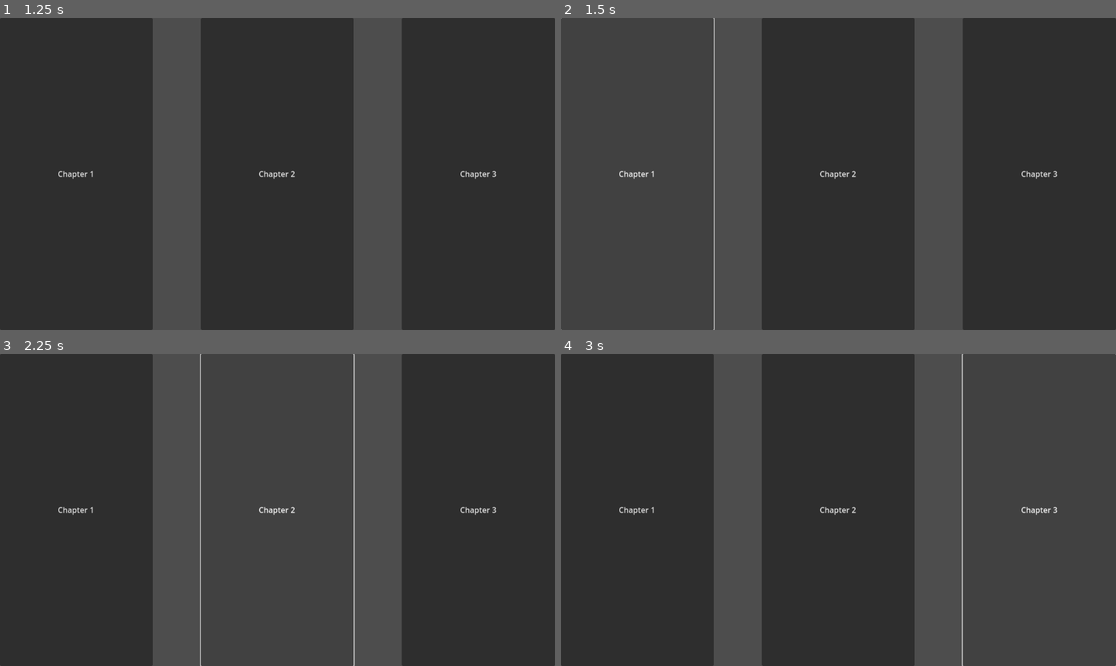
Above: before the commit, frames 1-4 (two rows, left to right).
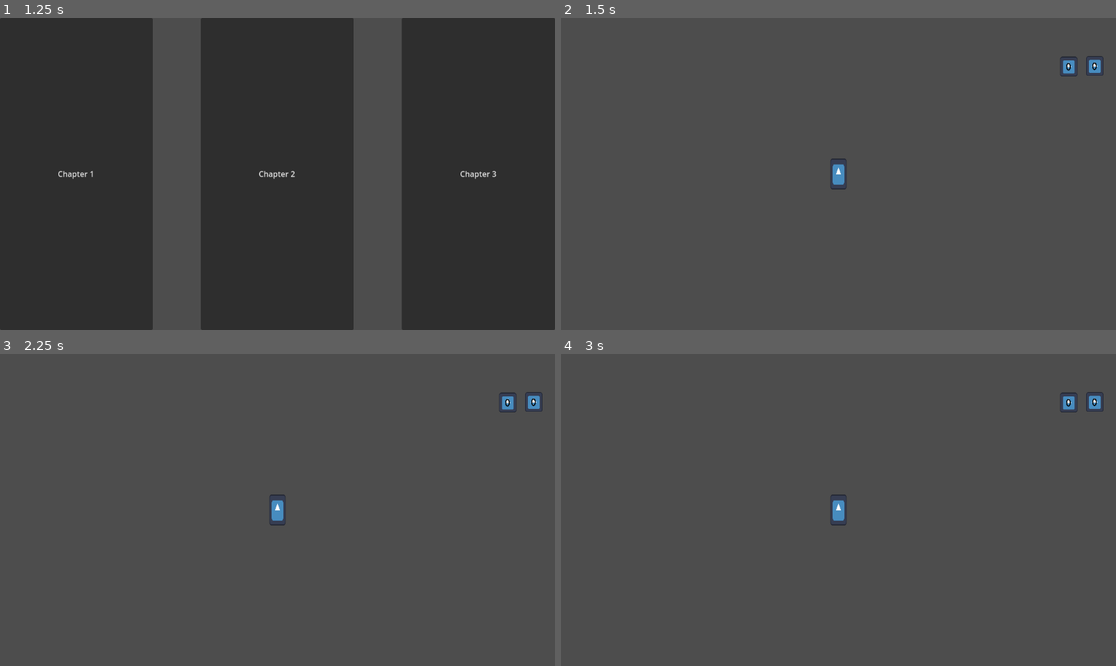
Above: after the commit, the same moments.

Repository: Zapzoop/SummerGameJam
Game: Godot game, scene res://GUI/MainMenu.tscn
The game is run twice, just before and just after one commit, with the same random seed, the same clock (stepped at 60 frames per second) and the same inputs. The engine's default icon, where the game draws it, is replaced by a stand-in: a white triangle on a blue panel in a dark square.
Inputs (mouse positions are in pixels of both pictures, inside the frame that each line leads up to):
- Up to frame 1 (1.25 s): click "Play" at 0.5 s
- Up to frame 2 (1.5 s): click "Chapter 1" at 1.25 s
- Up to frame 3 (2.25 s): click (277, 510) at 2 s, where only the run before the commit has a clickable "Chapter 2"
- Up to frame 4 (3 s): click (1038, 510) at 2.75 s, where only the run before the commit has a clickable "Chapter 3"

Frame 1 is identical in both runs. In frame 2, 55% of the frame differs, in the area x 0-100%, y 0-100%; in frame 3, 56%; in frame 4, 56%.

Commit message:
World linking

Diff:
--- /dev/null
+++ b/Autoload/autoload.gd
@@ -0,0 +1,6 @@
+extends Node
+
+var overworld
+var underworld
+
+var spawn_to
--- /dev/null
+++ b/GUI/chapter_selection.gd
@@ -0,0 +1,16 @@
+extends Control
+
+func _on_chapter_1_pressed():
+	Autoload.spawn_to = "c1"
+	get_tree().change_scene_to_file("res://World/world.tscn")
+
+
+
+func _on_chapter_2_pressed():
+	Autoload.spawn_to = "c2"
+	get_tree().change_scene_to_file("res://World/world.tscn")
+
+
+func _on_chapter_3_pressed():
+	Autoload.spawn_to = "c3"
+	get_tree().change_scene_to_file("res://World/world.tscn")
--- a/GUI/chapter_selection.tscn
+++ b/GUI/chapter_selection.tscn
@@ -1,4 +1,6 @@
-[gd_scene format=3 uid="uid://la4oj24dn8ud"]
+[gd_scene load_steps=2 format=3 uid="uid://la4oj24dn8ud"]
+
+[ext_resource type="Script" path="res://GUI/chapter_selection.gd" id="1_mps78"]
 
 [node name="Chapter_Selection" type="Control"]
 layout_mode = 3
@@ -7,6 +9,7 @@
 anchor_bottom = 1.0
 grow_horizontal = 2
 grow_vertical = 2
+script = ExtResource("1_mps78")
 
 [node name="HBoxContainer" type="HBoxContainer" parent="."]
 layout_mode = 1
@@ -32,3 +35,7 @@
 layout_mode = 2
 size_flags_horizontal = 3
 text = "Chapter 3"
+
+[connection signal="pressed" from="HBoxContainer/Chapter1" to="." method="_on_chapter_1_pressed"]
+[connection signal="pressed" from="HBoxContainer/Chapter2" to="." method="_on_chapter_2_pressed"]
+[connection signal="pressed" from="HBoxContainer/Chapter3" to="." method="_on_chapter_3_pressed"]
--- /dev/null
+++ b/World/Overworld.gd
@@ -0,0 +1,34 @@
+extends Node2D
+
+var player = preload("res://Player/player.tscn")
+
+var chapter2_lock = true
+var chapter3_lock = true
+
+@onready var spawn_c1 = $Chapter1/Spawn_O1
+@onready var spawn_c2 = $Chapter2/Spawn_O2
+@onready var spawn_c3 = $Chapter3/Spawn_O3
+
+# Called when the node enters the scene tree for the first time.
+func _ready():
+	Autoload.overworld = self
+	init_spawn()
+
+func init_spawn():
+	var spawn_in = Autoload.spawn_to
+	match spawn_in:
+		"c1":
+			var ins = player.instantiate()
+			self.add_child(ins)
+			ins.global_position = spawn_c1.global_position
+		"c2":
+			var ins = player.instantiate()
+			self.add_child(ins)
+			ins.global_position = spawn_c2.global_position
+		"c3":
+			var ins = player.instantiate()
+			self.add_child(ins)
+			ins.global_position = spawn_c3.global_position
+# Called every frame. 'delta' is the elapsed time since the previous frame.
+func _process(delta):
+	pass
--- /dev/null
+++ b/World/Underworld.gd
@@ -0,0 +1,11 @@
+extends Node2D
+
+
+# Called when the node enters the scene tree for the first time.
+func _ready():
+	Autoload.underworld = self
+
+
+# Called every frame. 'delta' is the elapsed time since the previous frame.
+func _process(delta):
+	pass
--- /dev/null
+++ b/World/world.tscn
@@ -0,0 +1,123 @@
+[gd_scene load_steps=13 format=3 uid="uid://vbmnwvxqys1e"]
+
+[ext_resource type="Script" path="res://World/Overworld.gd" id="1_2k0n6"]
+[ext_resource type="Script" path="res://World/Underworld.gd" id="2_h7tix"]
+
+[sub_resource type="RectangleShape2D" id="RectangleShape2D_y88xt"]
+size = Vector2(4096, 2048)
+
+[sub_resource type="RectangleShape2D" id="RectangleShape2D_u45jn"]
+size = Vector2(4096, 2048)
+
+[sub_resource type="RectangleShape2D" id="RectangleShape2D_py1qe"]
+size = Vector2(200, 2048)
+
+[sub_resource type="RectangleShape2D" id="RectangleShape2D_q7jp2"]
+size = Vector2(4096, 2048)
+
+[sub_resource type="RectangleShape2D" id="RectangleShape2D_2s83h"]
+size = Vector2(200, 2048)
+
+[sub_resource type="RectangleShape2D" id="RectangleShape2D_q4vx1"]
+size = Vector2(4096, 2048)
+
+[sub_resource type="RectangleShape2D" id="RectangleShape2D_s7rem"]
+size = Vector2(4096, 2048)
+
+[sub_resource type="RectangleShape2D" id="RectangleShape2D_7h74e"]
+size = Vector2(200, 2048)
+
+[sub_resource type="RectangleShape2D" id="RectangleShape2D_qydlo"]
+size = Vector2(4096, 2048)
+
+[sub_resource type="RectangleShape2D" id="RectangleShape2D_j6tj2"]
+size = Vector2(200, 2048)
+
+[node name="World" type="Node2D"]
+
+[node name="Overworld" type="Node2D" parent="."]
+script = ExtResource("1_2k0n6")
+
+[node name="Chapter1" type="Area2D" parent="Overworld"]
+
+[node name="CollisionShape2D" type="CollisionShape2D" parent="Overworld/Chapter1"]
+position = Vector2(2048, 0)
+shape = SubResource("RectangleShape2D_y88xt")
+
+[node name="Spawn_O1" type="Node2D" parent="Overworld/Chapter1"]
+
+[node name="Chapter2" type="Area2D" parent="Overworld"]
+position = Vector2(4096, 0)
+
+[node name="CollisionShape2D" type="CollisionShape2D" parent="Overworld/Chapter2"]
+position = Vector2(2048, 0)
+shape = SubResource("RectangleShape2D_u45jn")
+
+[node name="Chapter2_Blocker" type="StaticBody2D" parent="Overworld/Chapter2"]
+
+[node name="CollisionShape2D" type="CollisionShape2D" parent="Overworld/Chapter2/Chapter2_Blocker"]
+position = Vector2(100, 0)
+shape = SubResource("RectangleShape2D_py1qe")
+
+[node name="Spawn_O2" type="Node2D" parent="Overworld/Chapter2"]
+position = Vector2(210, 0)
+
+[node name="Chapter3" type="Area2D" parent="Overworld"]
+position = Vector2(8192, 0)
+
+[node name="CollisionShape2D" type="CollisionShape2D" parent="Overworld/Chapter3"]
+position = Vector2(2048, 0)
+shape = SubResource("RectangleShape2D_q7jp2")
+
+[node name="Chapter3_Blocker" type="StaticBody2D" parent="Overworld/Chapter3"]
+
+[node name="CollisionShape2D" type="CollisionShape2D" parent="Overworld/Chapter3/Chapter3_Blocker"]
+position = Vector2(100, 4)
+shape = SubResource("RectangleShape2D_2s83h")
+
+[node name="Spawn_O3" type="Node2D" parent="Overworld/Chapter3"]
+position = Vector2(210, 0)
+
+[node name="Underworld" type="Node2D" parent="."]
+position = Vector2(0, 3072)
+script = ExtResource("2_h7tix")
+
+[node name="Chapter1" type="Area2D" parent="Underworld"]
+
+[node name="CollisionShape2D" type="CollisionShape2D" parent="Underworld/Chapter1"]
+position = Vector2(2048, 0)
+shape = SubResource("RectangleShape2D_q4vx1")
+
+[node name="Spawn_U1" type="Node2D" parent="Underworld/Chapter1"]
+
+[node name="Chapter2" type="Area2D" parent="Underworld"]
+position = Vector2(4096, 0)
+
+[node name="CollisionShape2D" type="CollisionShape2D" parent="Underworld/Chapter2"]
+position = Vector2(2048, 0)
+shape = SubResource("RectangleShape2D_s7rem")
+
+[node name="StaticBody2D" type="StaticBody2D" parent="Underworld/Chapter2"]
+
+[node name="CollisionShape2D" type="CollisionShape2D" parent="Underworld/Chapter2/StaticBody2D"]
+position = Vector2(100, 0)
+shape = SubResource("RectangleShape2D_7h74e")
+
+[node name="Spawn_U2" type="Node2D" parent="Underworld/Chapter2"]
+position = Vector2(210, 0)
+
+[node name="Chapter3" type="Area2D" parent="Underworld"]
+position = Vector2(8192, 0)
+
+[node name="CollisionShape2D" type="CollisionShape2D" parent="Underworld/Chapter3"]
+position = Vector2(2048, 0)
+shape = SubResource("RectangleShape2D_qydlo")
+
+[node name="StaticBody2D" type="StaticBody2D" parent="Underworld/Chapter3"]
+
+[node name="CollisionShape2D" type="CollisionShape2D" parent="Underworld/Chapter3/StaticBody2D"]
+position = Vector2(100, 0)
+shape = SubResource("RectangleShape2D_j6tj2")
+
+[node name="Spawn_U3" type="Node2D" parent="Underworld/Chapter3"]
+position = Vector2(210, 0)
--- a/project.godot
+++ b/project.godot
@@ -15,6 +15,10 @@
 config/features=PackedStringArray("4.2", "Forward Plus")
 config/icon="res://icon.svg"
 
+[autoload]
+
+Autoload="*res://Autoload/autoload.gd"
+
 [input]
 
 left_mouse={
